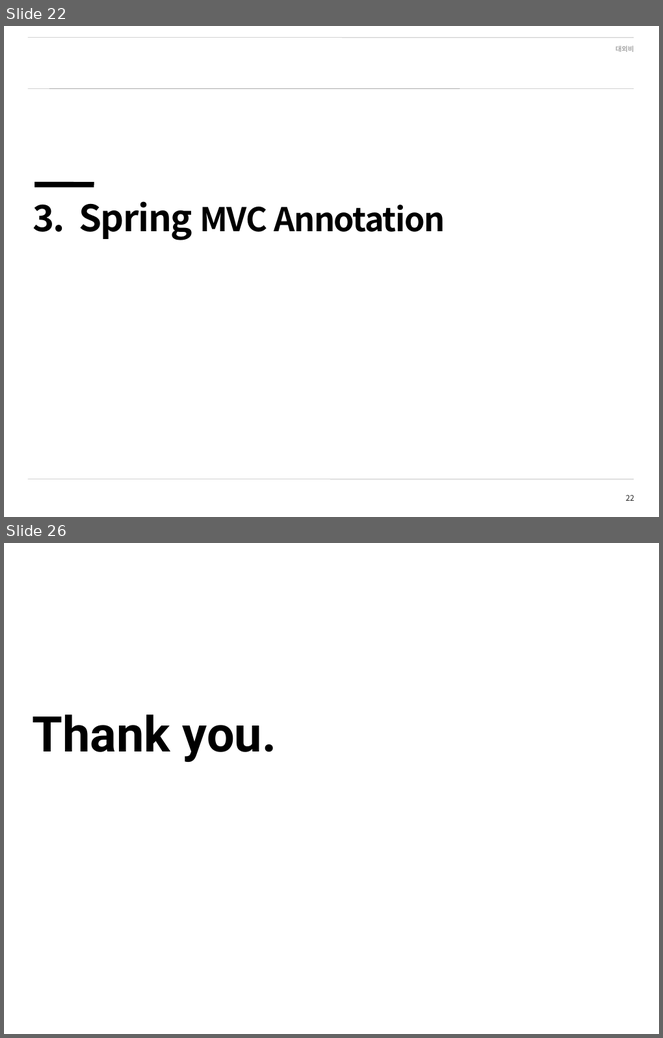
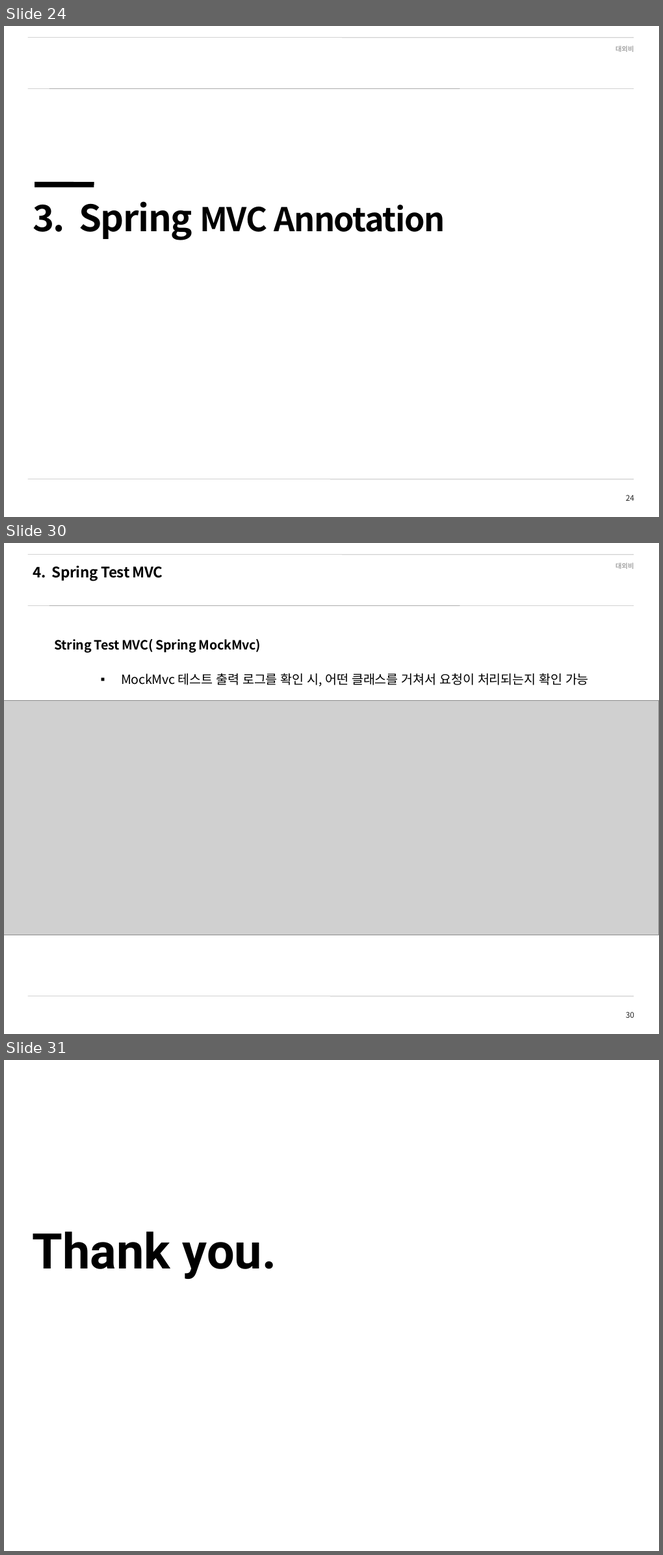
Before and after one commit to SeunghoonBaek/spring_learning, a slide deck: 09_Spring_Framework_MVC.pptx. Shown one above the other, each under a label of ours: slides 22 and 26 before the commit, slides 24, 30 and 31 after it; the slides between them are not shown. The pictures are 663x1038 and 663x1555 pixels, drawn with LibreOffice and Linux fonts; fonts in the diff are those of the drawing; grey boxes stand for pictures; background and template pictures are left out. Boxes give left, top, right and bottom in pixels: in the first picture for what was removed or moved away, otherwise in the second. Text is boxed around its words. In the diff, an @@ line names an element or a change of style, - is before the commit and + after.

```diff
--- a/09_Spring_Framework_MVC.pptx
+++ b/09_Spring_Framework_MVC.pptx
@@ slide 30 added at (4,543,659,1034), background #FFFFFF; not listed: 5 template elements that a slide beside it also shows @@
@@ text added at (33,566,163,581), 16 pt, text #000000, bold @@
+4. Spring Test MVC
@@ text added at (54,639,261,653), 14 pt, text #000000, bold @@
+String Test MVC( Spring MockMvc)
@@ text added at (121,673,589,687), 14 pt, text #000000 @@
+▪ MockMvc 테스트 출력 로그를 확인 시, 어떤 클래스를 거쳐서 요청이 처리되는지 확인 가능
@@ picture added at (4,701,659,936) @@
@@ what was slide 22 is now slide 24 @@
@@ page number at (626,495,634,501): text changed @@
-22
+24
@@ what was slide 26 is now slide 31 @@
```
Also in this commit, not shown: 6 slides changed, 5 other slides added, 1 slide removed, 22 other files.
